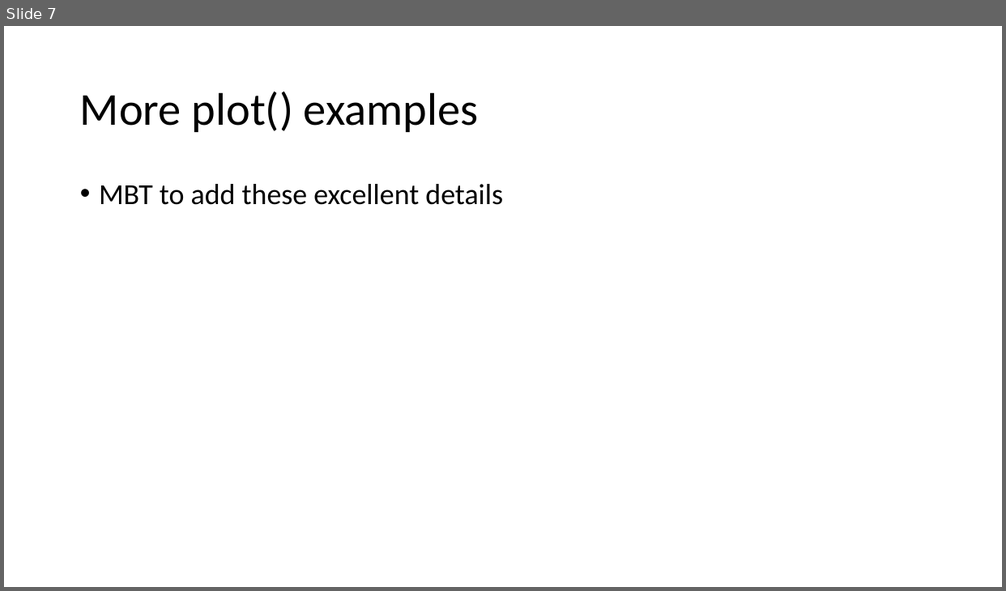
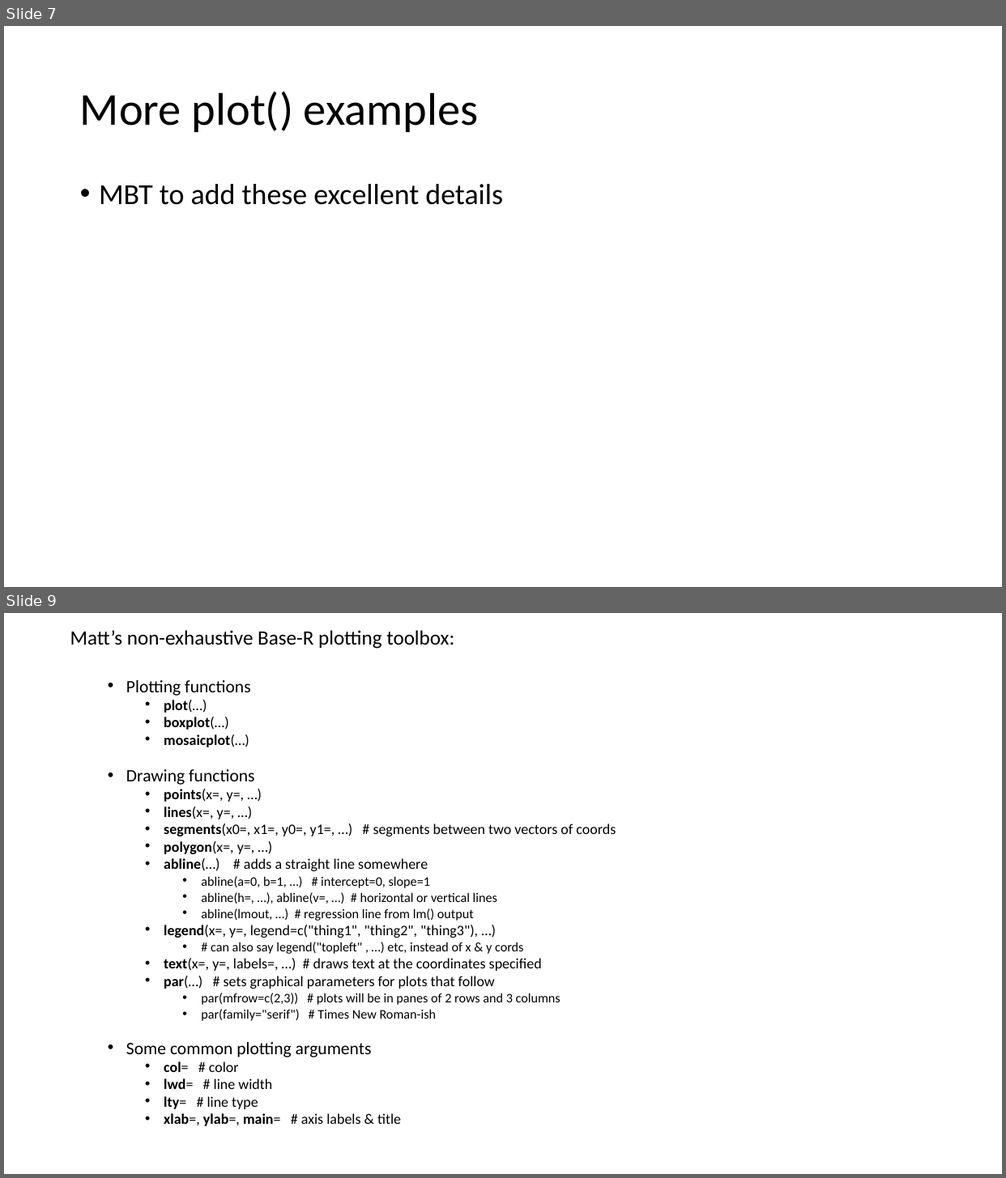
Before and after one commit to justinpriest/ADFG_R_Intro_Workshop, a slide deck: presentations/7 - Amazing Charts & How to Make Them.pptx. Shown one above the other, each under a label of ours: slide 7 before the commit, slides 7 and 9 after it; the slides between them are not shown. The pictures are 1006x591 and 1006x1178 pixels, drawn with LibreOffice and Linux fonts; fonts in the diff are those of the drawing. Boxes give left, top, right and bottom in pixels: in the first picture for what was removed or moved away, otherwise in the second. Text is boxed around its words. In the diff, an @@ line names an element or a change of style, - is before the commit and + after.

Commit message:
Added a few base plotting slides to 7, minor tweak to 6

```diff
--- a/presentations/7 - Amazing Charts & How to Make Them.pptx
+++ b/presentations/7 - Amazing Charts & How to Make Them.pptx
@@ slide 9 added at box(4, 613, 1002, 1174), background #FFFFFF @@
@@ text added at box(70, 630, 616, 1127), 14 pt, text #000000 @@
+Matt’s non-exhaustive Base-R plotting toolbox:
+  • Plotting functions
+    • plot(…)
+    • boxplot(…)
+    • mosaicplot(…)
+  • Drawing functions
+    • points(x=, y=, …)
+    • lines(x=, y=, …)
+    • segments(x0=, x1=, y0=, y1=, …) # segments between two vectors of coords
+    • polygon(x=, y=, …)
+    • abline(…) # adds a straight line somewhere
+      • abline(a=0, b=1, …) # intercept=0, slope=1
+      • abline(h=, …), abline(v=, …) # horizontal or vertical lines
+      • abline(lmout, …) # regression line from lm() output
+    • legend(x=, y=, legend=c("thing1", "thing2", "thing3"), …)
+      • # can also say legend("topleft" , …) etc, instead of x & y cords
+    • text(x=, y=, labels=, …) # draws text at the coordinates specified
+    • par(…) # sets graphical parameters for plots that follow
+      • par(mfrow=c(2,3)) # plots will be in panes of 2 rows and 3 columns
+      • par(family="serif") # Times New Roman-ish
+  • Some common plotting arguments
+    • col= # color
+    • lwd= # line width
+    • lty= # line type
+    • xlab=, ylab=, main= # axis labels & title
```
Also in this commit, not shown: 3 other slides added, 1 other file.
